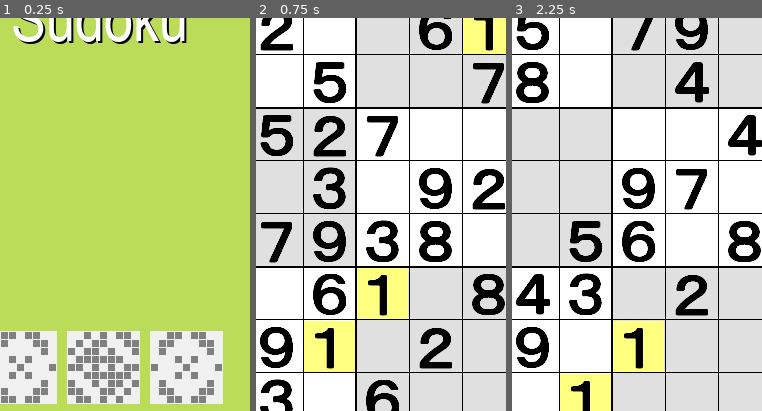
Above: before the commit, frames 1-3 (left to right).
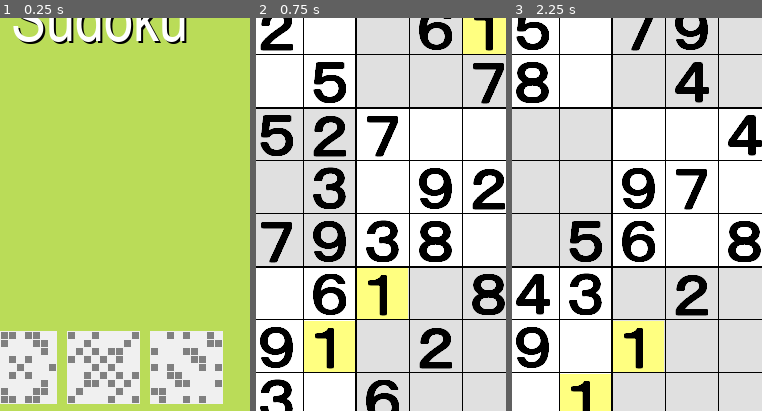
Above: after the commit, the same moments.

Repository: vivisuke/GodotSudoku
Game: Godot game, scene res://LevelScene.tscn
The game is run twice, just before and just after one commit, with the same random seed, the same clock (stepped at 60 frames per second) and the same inputs.
Inputs (mouse positions are % of the whole screen's width and height, from its top left):
- Up to frame 1 (0.25 s): no input
- Up to frame 2 (0.75 s): click (17, 63) at 0.5 s
- Up to frame 3 (2.25 s): click (5, 3) at 1.25 s; click (33, 63) at 2 s
The pictures show only the part of the screen within x 46-96%, y 19-69%; the shares and areas given below are measured in that part.

The runs differ from the first frame. In frame 1, 4.0% of the frame differs, in the area x 27-89%, y 79-98%; in frame 2, nothing differs; in frame 3, nothing differs.

Commit message:
0028 ◎ C 03/21 03/22 0.001│ToDo│問題をとりあえず５問用意

Diff:
--- a/GodotSudoku/Global.gd
+++ b/GodotSudoku/Global.gd
@@ -2,9 +2,11 @@
 
 var qNumber = 1
 var quest = [
-	"008010240090320061102805007039452700 670103092 001679380 900706108 780091020 015030600",
-	"000609000002050790060380040106900004035000970700005608010043020048090100000501000",
-	"003504900096000750040000080000609000600030001000401000080000020054000160007108500",
+	"008010240 090320061 102805007 039452700 670103092 001679380 900706108 780091020 015030600",
+	"000609000 002050790 060380040 106900004 035000970 700005608 010043020 048090100 000501000",
+	"003504900 096000750 040000080 000609000 600030001 000401000 080000020 054000160 007108500",
+	"100800007 007000050 030907100 504020900 000604000 009070304 001503040 040000600 700009003",
+	"009060070 000000015 600051000 000007300 706000509 003200000 000980003 890000000 020040800",
 ]
 
 func _ready():
--- a/GodotSudoku/LevelScene.gd
+++ b/GodotSudoku/LevelScene.gd
@@ -12,7 +12,8 @@
 	$CenterContainer2/HBoxContainer1/questButton1.set_quest(Global.quest[0])
 	$CenterContainer2/HBoxContainer1/questButton2.set_quest(Global.quest[1])
 	$CenterContainer2/HBoxContainer1/questButton3.set_quest(Global.quest[2])
-	$CenterContainer2/HBoxContainer1/questButton5.set_quest("003504900096000750040000080000609000600030001000401000080000020054000160007108500")
+	$CenterContainer2/HBoxContainer1/questButton4.set_quest(Global.quest[3])
+	$CenterContainer2/HBoxContainer1/questButton5.set_quest(Global.quest[4])
 	pass # Replace with function body.
 
 func _input(event):
Not shown, changed: GodotSudoku.spr
